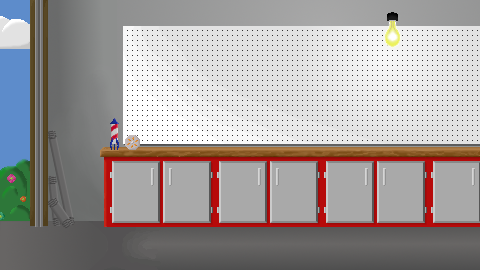
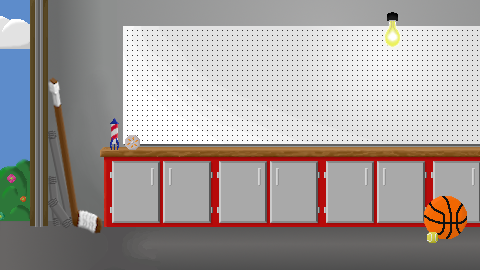
Two versions of the same layered image (480 x 270). Layer-by-layer changes:
added layer "Tennis_Ball.xcf" above "BBall.xcf" over [427, 232, 438, 244]
added layer "BBall.xcf" above "Hockey_Stick.xcf" over [424, 196, 467, 239]
added layer "Hockey_Stick.xcf" above "Electric_Motor.xcf" over [48, 77, 103, 234]
